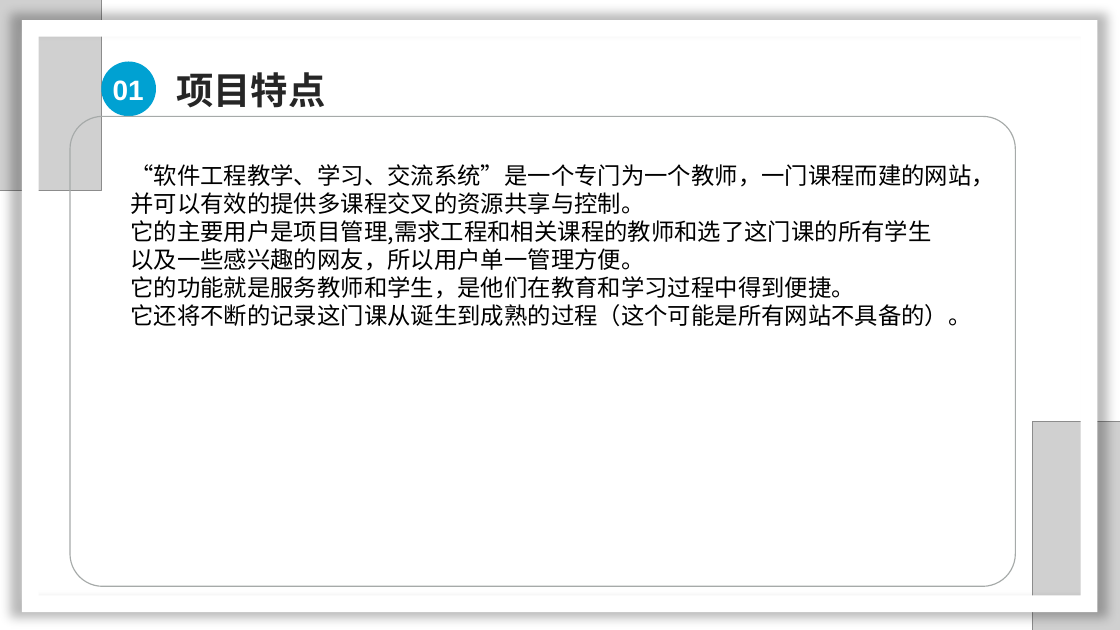
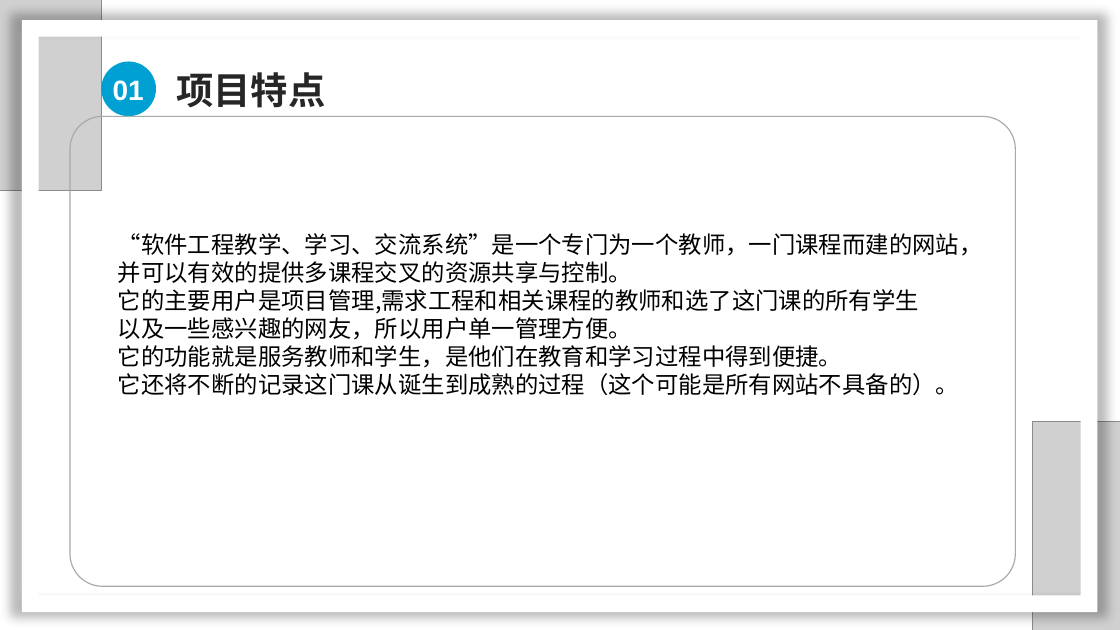
Before and after one commit to SarielX98/PRD2018G14, a slide deck: slide 5 of 受控文档/PPT/软件需求工程审核PPT.pptx. Drawn at 1120x630 pixels with LibreOffice and Linux fonts; fonts in the diff are those of the drawing; grey boxes stand for pictures; background and template pictures are left out. Boxes give left, top, right and bottom in pixels: in the first picture for what was removed or moved away, otherwise in the second. Text is boxed around its words. In the diff, an @@ line names an element or a change of style, - is before the commit and + after.

```diff
--- a/受控文档/PPT/软件需求工程审核PPT.pptx
+++ b/受控文档/PPT/软件需求工程审核PPT.pptx
@@ text "“软件工程教学、学习、交流系统”是一个专门为一个教师，一门课程而建的网站，" moved from (x1=130, y1=164, x2=995, y2=326) to (x1=118, y1=233, x2=983, y2=395) @@
```
Also in this commit, not shown: 11 other slides changed, 4 slides added.
